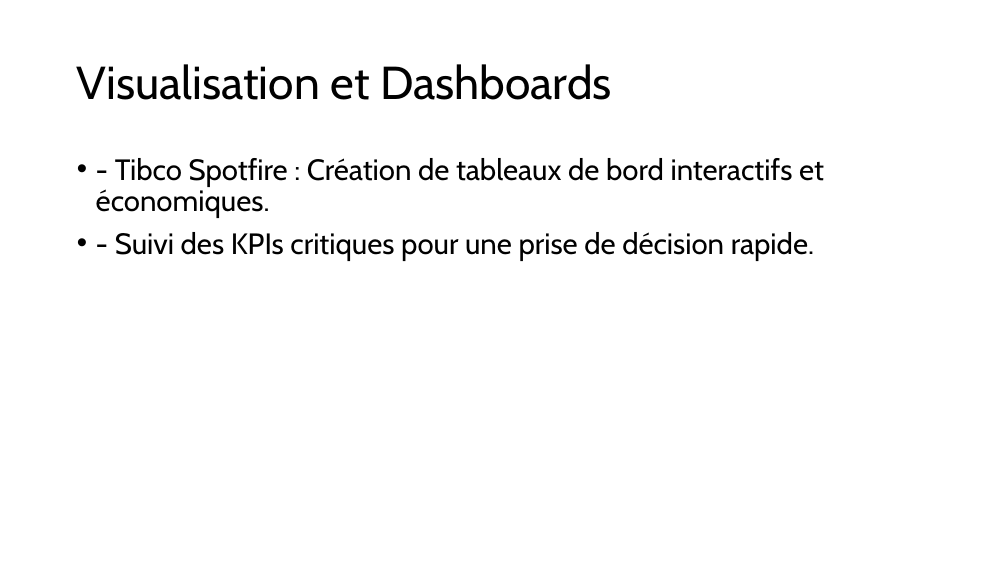
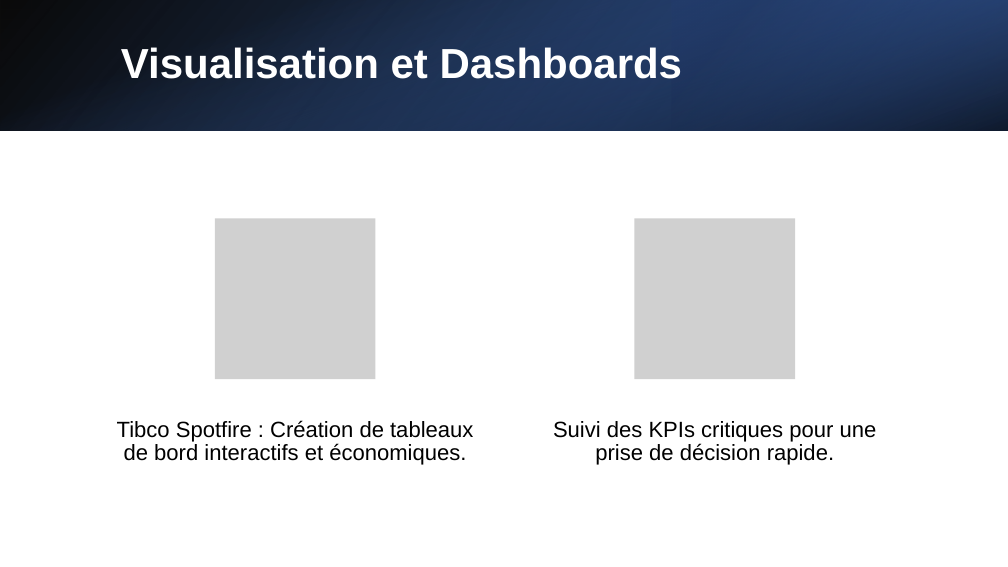
Before and after one commit to obenmaha/Download, a slide deck: slide 10 of Trame cahier des charges.pptx (slide 5 before the commit). Drawn at 1008x567 pixels with LibreOffice and Linux fonts; fonts in the diff are those of the drawing; grey boxes stand for pictures. Boxes give left, top, right and bottom in pixels: in the first picture for what was removed or moved away, otherwise in the second. Text is boxed around its words. In the diff, an @@ line names an element or a change of style, - is before the commit and + after.

```diff
--- a/Trame cahier des charges.pptx
+++ b/Trame cahier des charges.pptx
@@ rectangle added at (0, 0, 1008, 130), fill gradient #000000 to #2F5597 @@
@@ rectangle added at (0, 0, 1008, 130), fill gradient #4472C4 to #000000 @@
@@ title "Visualisation et Dashboards": place and size @@
-title "Visualisation et Dashboards" at (77, 64, 612, 100)
+title "Visualisation et Dashboards" at (121, 45, 682, 79)
@@ title "Visualisation et Dashboards" at (121, 45, 682, 79): size 44 to 40 pt, font Cabin to Arial, text colour #000000 to #FFFFFF, bold on @@
@@ rectangle added at (672, 0, 1008, 130), fill gradient #203864 to #4472C4 @@
@@ text removed at (96, 158, 824, 261) @@
-• - Tibco Spotfire : Création de tableaux de bord interactifs et économiques.
-• - Suivi des KPIs critiques pour une prise de décision rapide.
@@ group added at (117, 219, 877, 465): 2 pictures, 2 texts @@
+Tibco Spotfire : Création de tableaux de bord interactifs et économiques.
+Suivi des KPIs critiques pour une prise de décision rapide.
```
Also in this commit, not shown: 6 other slides changed, 9 slides added, 2 slides removed, 1 other file.
